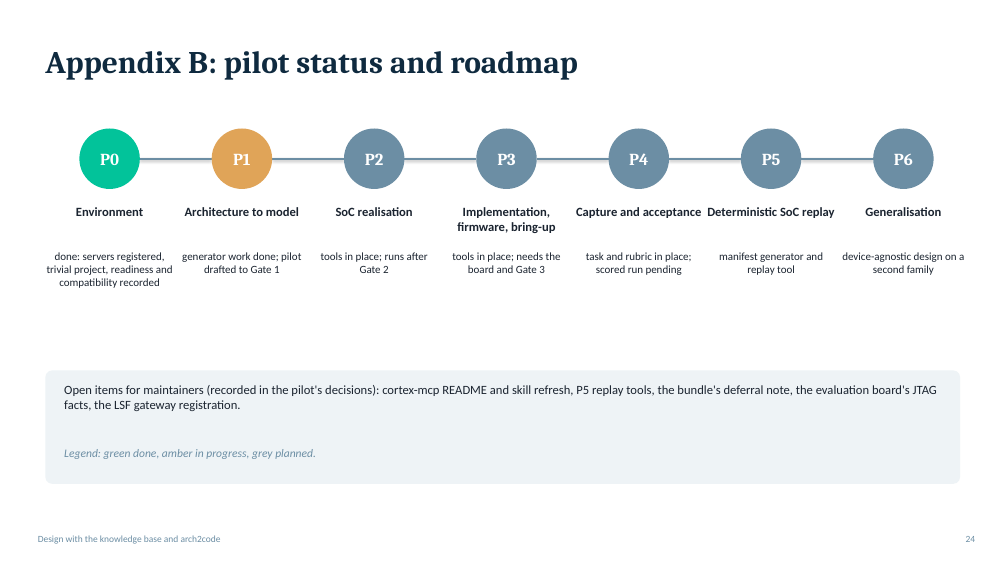
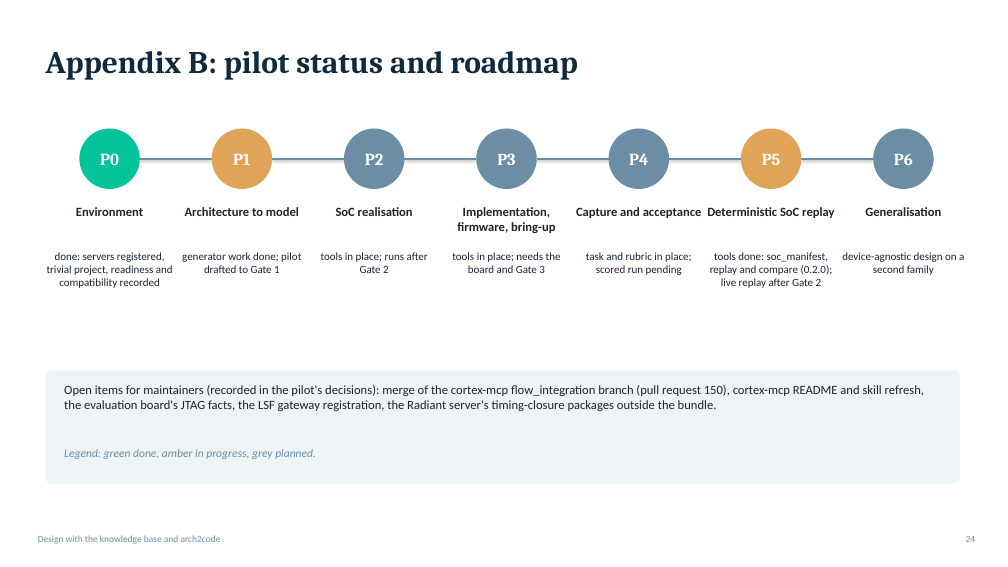
Before and after one commit to Lattice-Radiant/lattice-prompt, a slide deck: slide 24 of docs/integrated_flow_overview.pptx. Drawn at 1008x567 pixels with LibreOffice and Linux fonts; fonts in the diff are those of the drawing. Boxes give left, top, right and bottom in pixels: in the first picture for what was removed or moved away, otherwise in the second. Text is boxed around its words. In the diff, an @@ line names an element or a change of style, - is before the commit and + after.

```diff
--- a/docs/integrated_flow_overview.pptx
+++ b/docs/integrated_flow_overview.pptx
@@ ellipse "P5" at [741,129,802,189]: fill #6C8EA4 to #E0A458 @@
@@ text at [710,252,833,288]: text changed @@
-manifest generator and replay tool
+tools done: soc_manifest, replay and compare (0.2.0); live replay after Gate 2
@@ text at [64,385,924,411]: text changed @@
-Open items for maintainers (recorded in the pilot's decisions): cortex-mcp README and skill refresh, P5 replay tools, the bundle's deferral note, the evaluation board's JTAG facts, the LSF gateway registration.
+Open items for maintainers (recorded in the pilot's decisions): merge of the cortex-mcp flow_integration branch (pull request 150), cortex-mcp README and skill refresh, the evaluation board's JTAG facts, the LSF gateway registration, the Radiant server's timing-closure packages outside the bundle.
```
Also in this commit, not shown: 4 other slides changed.
